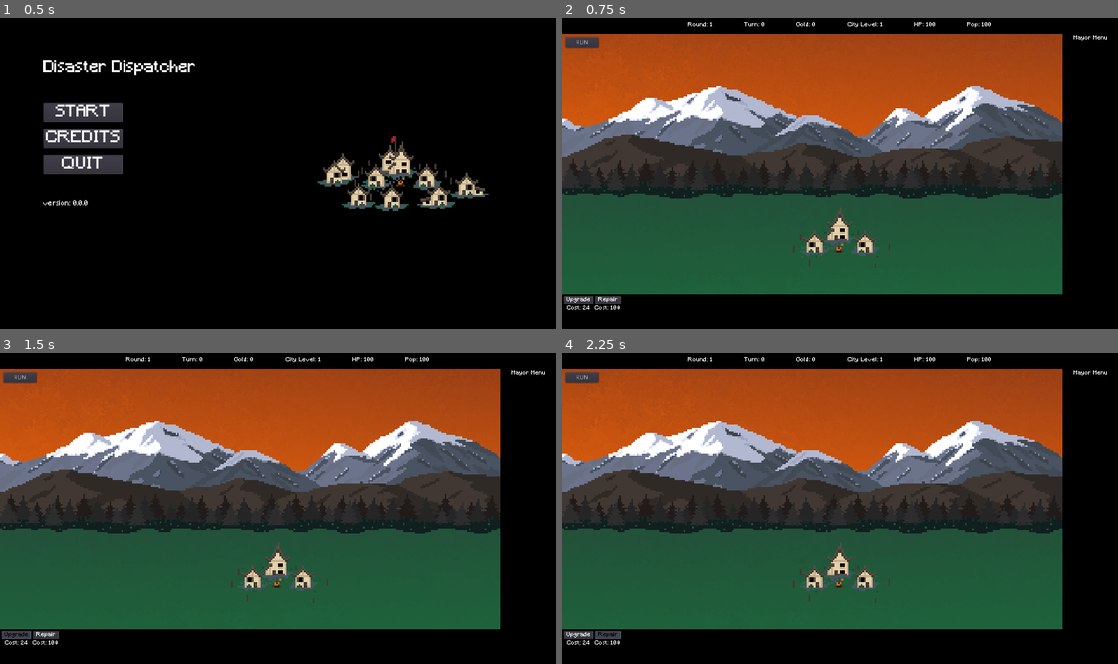
Above: before the commit, frames 1-4 (two rows, left to right).
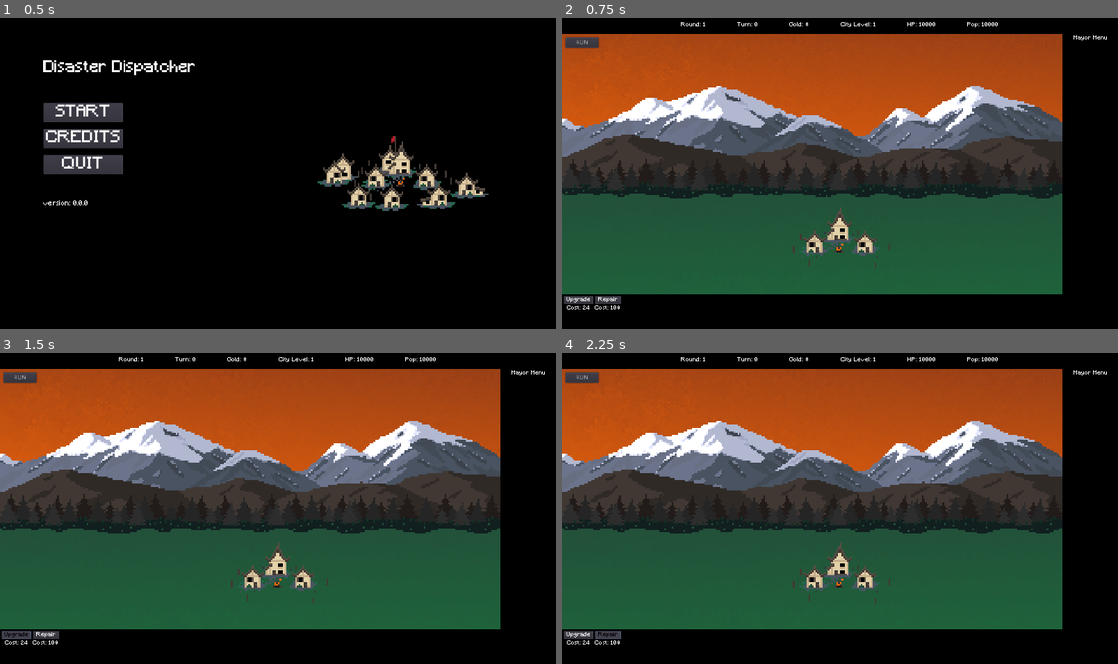
Above: after the commit, the same moments.

Repository: terrainbuilder52/Disaster_Dispatcher
Game: Godot game, scene res://scenes/TitleMenu.tscn
Two runs of this game, one before a commit and one after it. Both use one fixed random seed, a clock stepped at 60 frames per second and the inputs below.
Inputs:
- Up to frame 1 (0.5 s): no input
- Up to frame 2 (0.75 s): click "START" at 0.5 s
- Up to frame 3 (1.5 s): click "Upgrade" at 1.25 s
- Up to frame 4 (2.25 s): click "Repair" at 2 s

Frame 1 is identical in both runs. In frame 2, 0.2% of the frame differs, in the area x 21-79%, y 1-3%; in frame 3, 0.2%; in frame 4, 0.2%.

Commit message:
Added Tornado and Monster

Diff:
--- a/Disaster_Dispatcher/City.gd
+++ b/Disaster_Dispatcher/City.gd
@@ -7,10 +7,10 @@
 var gold = 0
 var city_level = 1
 var max_city_level = 4
-var health = 100
-var max_health = 100
-var population = 100
-var max_population = 100
+var health = 10000
+var max_health = 10000
+var population = 10000
+var max_population = 10000
 
 var city_upgrade_cost
 
@@ -72,13 +72,21 @@
 			health += 20
 			gold -= 100
 
-#DISASTERS
+# DISASTERS
 func _on_World_fire_disaster():
-	health -= 1
+	health -= 4
 
 func _on_World_flood_disaster():
-	health -= 2
-	population -= 2
+	health -= 10
+	population -= 10
 
 func _on_World_plague_disaster():
-		population -= 25
+	population -= 25
+
+func _on_World_tornado_disaster():
+	health -= 30
+	population -= 10
+
+func _on_World_monster_disaster():
+	health -= 60
+	population -= 60
--- a/Disaster_Dispatcher/Main_Scene.gd
+++ b/Disaster_Dispatcher/Main_Scene.gd
@@ -56,6 +56,8 @@
 		$FireDisaster.hide()
 		$FloodDisaster.hide()
 		$PlagueDisaster.hide()
+		$TornadoDisaster.hide()
+		$MonsterDisaster.hide()
 # GENERATE DISASTER MAP
 func disaster_generation(round_length):
 	for i in range(round_length):
@@ -84,6 +86,15 @@
 		emit_signal("plague_disaster")
 		$PlagueDisaster.show()
 		time_passed = 30
+	elif disasters_list[4] in disaster_list[turn]:
+		emit_signal("tornado_disaster")
+		$TornadoDisaster.show()
+		time_passed = 30
+	elif disasters_list[5] in disaster_list[turn]:
+		emit_signal("monster_disaster")
+		$MonsterDisaster.show()
+		time_passed = 30
+
 
 # SIGNAL FUNCTIONS
 func _on_City_has_died():
--- a/Disaster_Dispatcher/scenes/Main_Scene.tscn
+++ b/Disaster_Dispatcher/scenes/Main_Scene.tscn
@@ -10,6 +10,10 @@
 [ext_resource path="res://scenes/disasters/FloodDisaster.gd" type="Script" id=8]
 [ext_resource path="res://scenes/disasters/PlagueDisaster.tscn" type="PackedScene" id=9]
 [ext_resource path="res://scenes/disasters/PlagueDisaster.gd" type="Script" id=10]
+[ext_resource path="res://scenes/disasters/TornadoDisaster.tscn" type="PackedScene" id=11]
+[ext_resource path="res://scenes/disasters/TornadoDisaster.gd" type="Script" id=12]
+[ext_resource path="res://scenes/disasters/MonsterDisaster.tscn" type="PackedScene" id=13]
+[ext_resource path="res://scenes/disasters/MonsterDisaster.gd" type="Script" id=14]
 
 [node name="World" type="Node"]
 script = ExtResource( 4 )
@@ -36,12 +40,24 @@
 [node name="PlagueDisaster" parent="." instance=ExtResource( 9 )]
 position = Vector2( 640, 512 )
 script = ExtResource( 10 )
+
+[node name="TornadoDisaster" parent="." instance=ExtResource( 11 )]
+position = Vector2( 656, 472 )
+script = ExtResource( 12 )
+
+[node name="MonsterDisaster" parent="." instance=ExtResource( 13 )]
+position = Vector2( 624, 472 )
+script = ExtResource( 14 )
+[connection signal="disaster_died" from="." to="TornadoDisaster" method="_on_World_disaster_died"]
+[connection signal="disaster_died" from="." to="MonsterDisaster" method="_on_World_disaster_died"]
 [connection signal="disaster_died" from="." to="FloodDisaster" method="_on_World_disaster_died"]
 [connection signal="disaster_died" from="." to="FireDisaster" method="_on_World_disaster_died"]
 [connection signal="disaster_died" from="." to="PlagueDisaster" method="_on_World_disaster_died"]
 [connection signal="fire_disaster" from="." to="City" method="_on_World_fire_disaster"]
 [connection signal="flood_disaster" from="." to="City" method="_on_World_flood_disaster"]
+[connection signal="monster_disaster" from="." to="City" method="_on_World_monster_disaster"]
 [connection signal="plague_disaster" from="." to="City" method="_on_World_plague_disaster"]
+[connection signal="tornado_disaster" from="." to="City" method="_on_World_tornado_disaster"]
 [connection signal="turn_passed" from="." to="City" method="_on_World_turn_passed"]
 [connection signal="pressed" from="WorldUI/ActionMenu/Panel/HBoxContainer/UpgradeContainer/UpgradeCityButton" to="City" method="_on_UpgradeCityButton_pressed"]
 [connection signal="pressed" from="WorldUI/ActionMenu/Panel/HBoxContainer/RepairContainer/RepairCityButton" to="City" method="_on_RepairCityButton_pressed"]
--- /dev/null
+++ b/Disaster_Dispatcher/scenes/disasters/MonsterDisaster.gd
@@ -0,0 +1,8 @@
+extends Node2D
+
+# Called when the node enters the scene tree for the first time.
+func _ready():
+	hide()
+
+func _on_World_disaster_died():
+	hide()
--- /dev/null
+++ b/Disaster_Dispatcher/scenes/disasters/MonsterDisaster.tscn
@@ -0,0 +1,22 @@
+[gd_scene load_steps=7 format=2]
+
+[ext_resource path="res://assets/disasters/monster3.png" type="Texture" id=1]
+[ext_resource path="res://assets/disasters/monster1.png" type="Texture" id=2]
+[ext_resource path="res://assets/disasters/monster4.png" type="Texture" id=3]
+[ext_resource path="res://assets/disasters/monster5.png" type="Texture" id=4]
+[ext_resource path="res://assets/disasters/monster2.png" type="Texture" id=5]
+
+[sub_resource type="SpriteFrames" id=1]
+animations = [ {
+"frames": [ ExtResource( 2 ), ExtResource( 5 ), ExtResource( 1 ), ExtResource( 3 ), ExtResource( 4 ) ],
+"loop": true,
+"name": "default",
+"speed": 10.0
+} ]
+
+[node name="MonsterDisaster" type="Node2D"]
+
+[node name="AnimatedSprite" type="AnimatedSprite" parent="."]
+frames = SubResource( 1 )
+frame = 3
+playing = true
--- /dev/null
+++ b/Disaster_Dispatcher/scenes/disasters/TornadoDisaster.gd
@@ -0,0 +1,10 @@
+extends Node2D
+
+# Called when the node enters the scene tree for the first time.
+func _ready():
+	hide()
+
+
+
+func _on_World_disaster_died():
+	hide()
--- /dev/null
+++ b/Disaster_Dispatcher/scenes/disasters/TornadoDisaster.tscn
@@ -0,0 +1,21 @@
+[gd_scene load_steps=6 format=2]
+
+[ext_resource path="res://assets/disasters/tornado1.png" type="Texture" id=1]
+[ext_resource path="res://assets/disasters/tornado3.png" type="Texture" id=2]
+[ext_resource path="res://assets/disasters/tornado2.png" type="Texture" id=3]
+[ext_resource path="res://assets/disasters/tornado4.png" type="Texture" id=4]
+
+[sub_resource type="SpriteFrames" id=1]
+animations = [ {
+"frames": [ ExtResource( 1 ), ExtResource( 3 ), ExtResource( 2 ), ExtResource( 4 ) ],
+"loop": true,
+"name": "default",
+"speed": 10.0
+} ]
+
+[node name="TornadoDisaster" type="Node2D"]
+
+[node name="AnimatedSprite" type="AnimatedSprite" parent="."]
+frames = SubResource( 1 )
+frame = 3
+playing = true
Binary file added: Disaster_Dispatcher/assets/disasters/monster1.png
Not shown, added: Disaster_Dispatcher/assets/disasters/monster1.png.import
Binary file added: Disaster_Dispatcher/assets/disasters/monster2.png
Not shown, added: Disaster_Dispatcher/assets/disasters/monster2.png.import
Binary file added: Disaster_Dispatcher/assets/disasters/monster3.png
Not shown, added: Disaster_Dispatcher/assets/disasters/monster3.png.import
Binary file added: Disaster_Dispatcher/assets/disasters/monster4.png
Not shown, added: Disaster_Dispatcher/assets/disasters/monster4.png.import
Binary file added: Disaster_Dispatcher/assets/disasters/monster5.png
Not shown, added: Disaster_Dispatcher/assets/disasters/monster5.png.import
Binary file added: Disaster_Dispatcher/assets/disasters/tornado1.png
Not shown, added: Disaster_Dispatcher/assets/disasters/tornado1.png.import
(and 7 more such lines)
